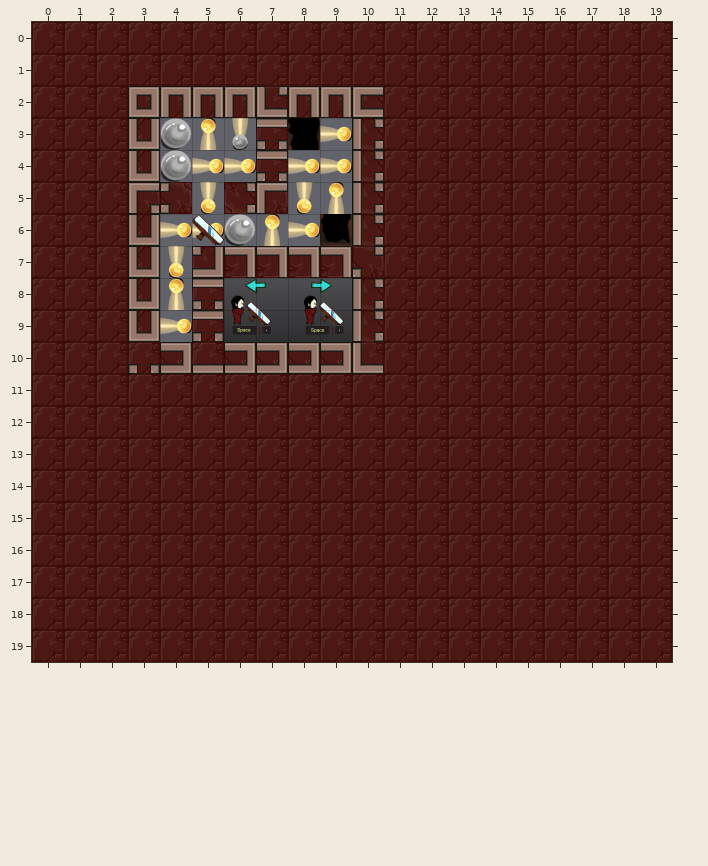
Level history. Tiled map: assets/levels/newgrounds_release/t1.tmx. The picture above was drawn from the file before the commit.
Cells are 128x128 px. Shown: x 0..19, y 0..19.
Now the later version:
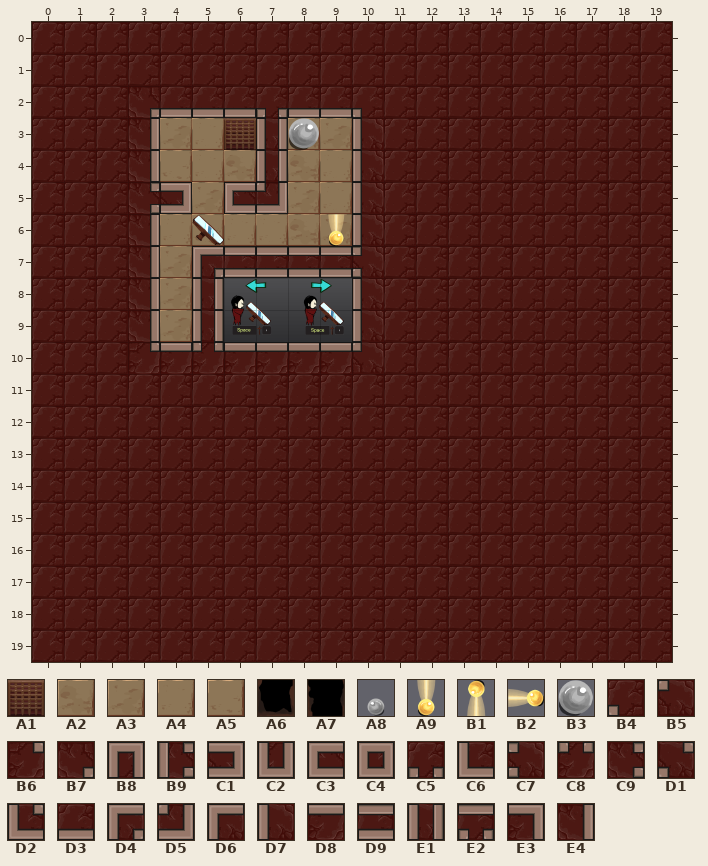
Key: from "exit": A1 0; from "floors": A2 0, A3 1, A4 2, A5 3; from "holes": A6 10, A7 12; from "orb_sheet": A8 3, A9 4, B1 5, B2 6, B3 7; from "walls": B4 1, B5 2, B6 3, B7 4, B8 5, B9 6, C1 7, C2 8, C3 9, C4 10, C5 11, C6 12, C7 14, C8 15, C9 16, D1 18, D2 19, D3 20, D4 21, D5 23, D6 25, D7 27, D8 34, D9 35, E1 36, E2 37, E3 38, E4 41.
__ is an empty cell, .. an unchanged one.
Objects are placed by their top-left corner, in cells (3,4 is the top-left corner of cell 3,4); size is 1x1 cell unless given.
Changes in this commit:
--- layer "Floor"
@@ x 4..9 @@
- 3 B3 B1 A9 .. A9 B2
- 4 B3 B2 B2 .. B2 B2
- 5 .. A9 .. .. A9 B1
- 6 B2 B2 B3 B1 B2 A9
- 7 A9 .. .. .. .. ..
- 8 B1 .. .. .. .. ..
- 9 B2 .. .. .. .. ..
+ 3 A3 A4 A4 .. A3 A3
+ 4 A5 A4 A2 .. A2 A4
+ 5 .. A3 .. .. A3 A4
+ 6 A4 A5 A4 A4 A2 A3
+ 7 A3 .. .. .. .. ..
+ 8 A3 .. .. .. .. ..
+ 9 A3 .. .. .. .. ..
--- layer "Walls"
@@ x 3..10 @@
- 2 C4 B8 B8 B8 D2 B8 B8 C3
- 3 C2 .. .. .. E2 .. .. B9
- 4 C2 .. .. .. E2 .. .. B9
- 5 D4 C7 .. C9 D6 .. .. B9
- 6 C2 .. .. .. .. .. .. B9
- 7 C2 .. D5 E3 E3 E3 E3 D1
- 8 C2 .. E2 .. .. .. .. B9
- 9 C2 .. E2 .. .. .. .. B9
-10 C5 C1 D3 C1 C1 C1 C1 C6
+ 2 B7 D3 D3 D3 C5 D3 D3 B4
+ 3 E4 .. .. .. E1 .. .. D7
+ 4 E4 .. .. .. E1 .. .. D7
+ 5 C9 C1 .. C3 D5 .. .. D7
+ 6 E4 .. .. .. .. .. .. D7
+ 7 E4 .. D4 D9 D9 D9 D9 C7
+ 8 E4 .. E1 .. .. .. .. D7
+ 9 E4 .. E1 .. .. .. .. D7
+10 B6 D8 C8 D8 D8 D8 D8 B5
--- layer "Light"
-A7 "lightSwitch" at 8,3
+B3 "lightSwitch" at 8,3
-A6 "lightOrb" at 9,6
+A9 "lightOrb" at 9,6
--- layer "Exit"
-A8 "exit" at 6,3
+A1 "exit" at 6,3
Pixel boxes of the changes (left, top, right, bottom) in both pictures:
changed: (128, 86, 384, 374)
